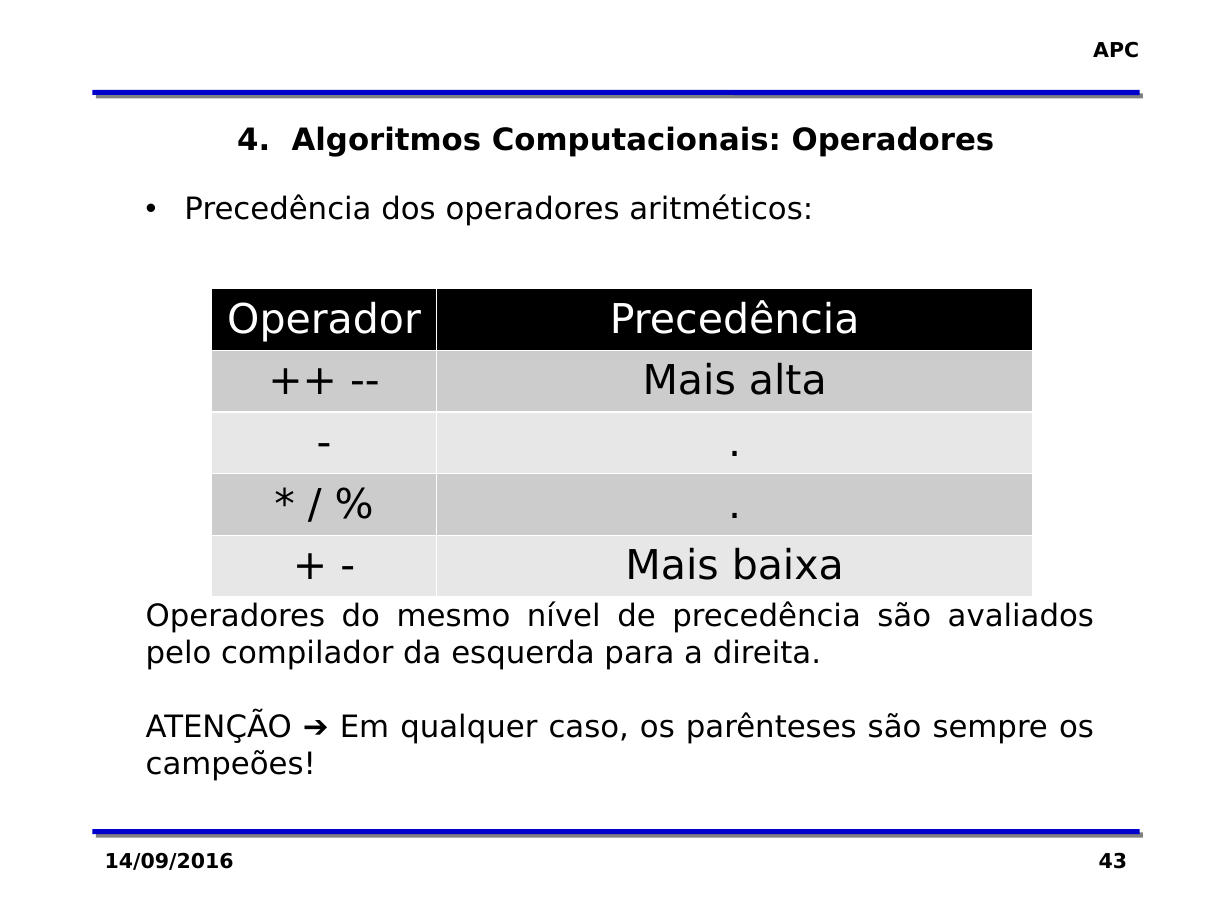
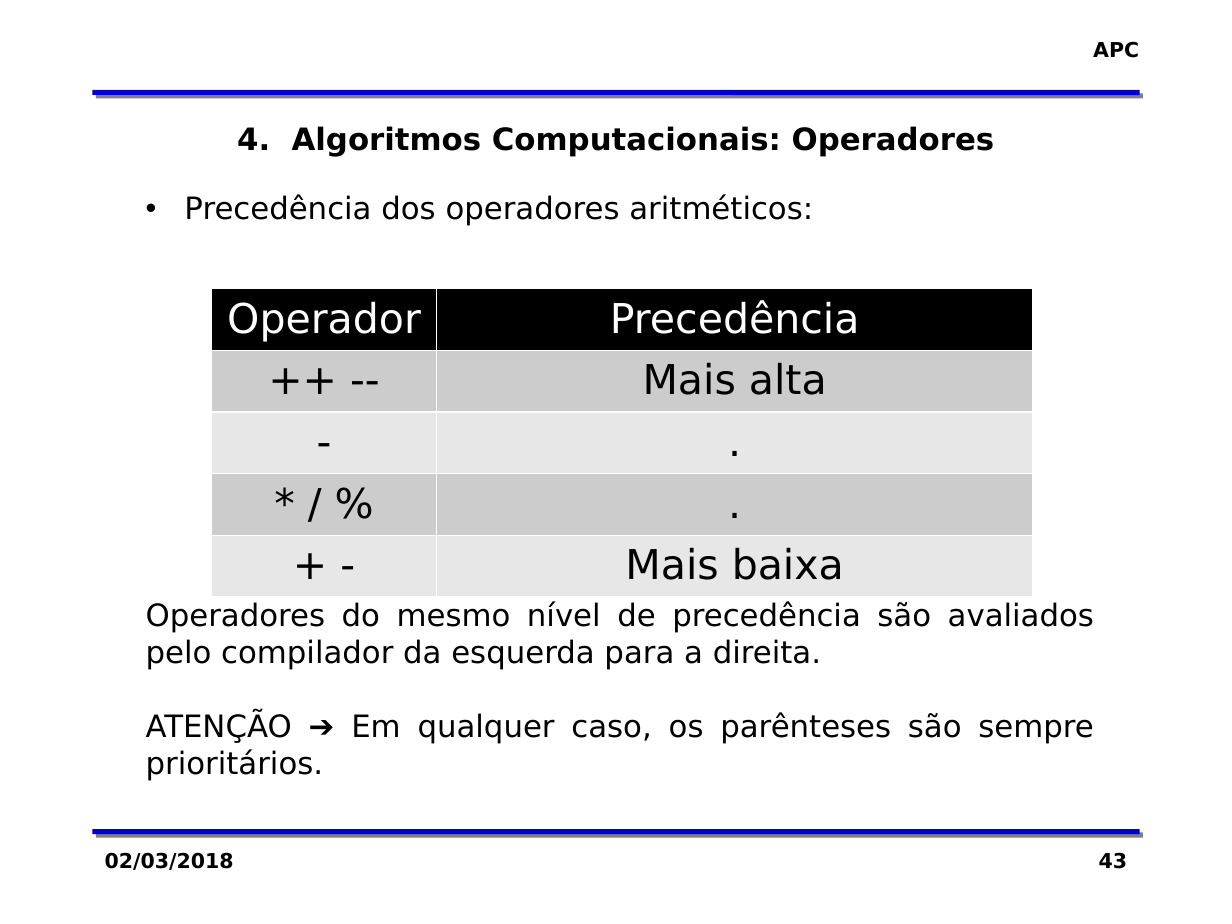
Before and after one commit to zaghetto/Algoritmos, a slide deck: slide 43 of MÓDULOS DE AULA/Módulo 03 - O Conceito de Algoritmo.pptx. Drawn at 1232x924 pixels with LibreOffice and Linux fonts; fonts in the diff are those of the drawing; background and template pictures are left out. Boxes give left, top, right and bottom in pixels: in the first picture for what was removed or moved away, otherwise in the second. Text is boxed around its words. In the diff, an @@ line names an element or a change of style, - is before the commit and + after.

```diff
--- a/MÓDULOS DE AULA/Módulo 03 - O Conceito de Algoritmo.pptx
+++ b/MÓDULOS DE AULA/Módulo 03 - O Conceito de Algoritmo.pptx
@@ text at [146, 712, 1093, 780]: text changed @@
-ATENÇÃO ➔ Em qualquer caso, os parênteses são sempre os campeões!
+ATENÇÃO ➔ Em qualquer caso, os parênteses são sempre prioritários.
@@ text at [105, 852, 234, 870]: text changed @@
-14/09/2016
+02/03/2018
```
Also in this commit, not shown: 53 other slides changed, 1 slide added, 1 slide removed.
